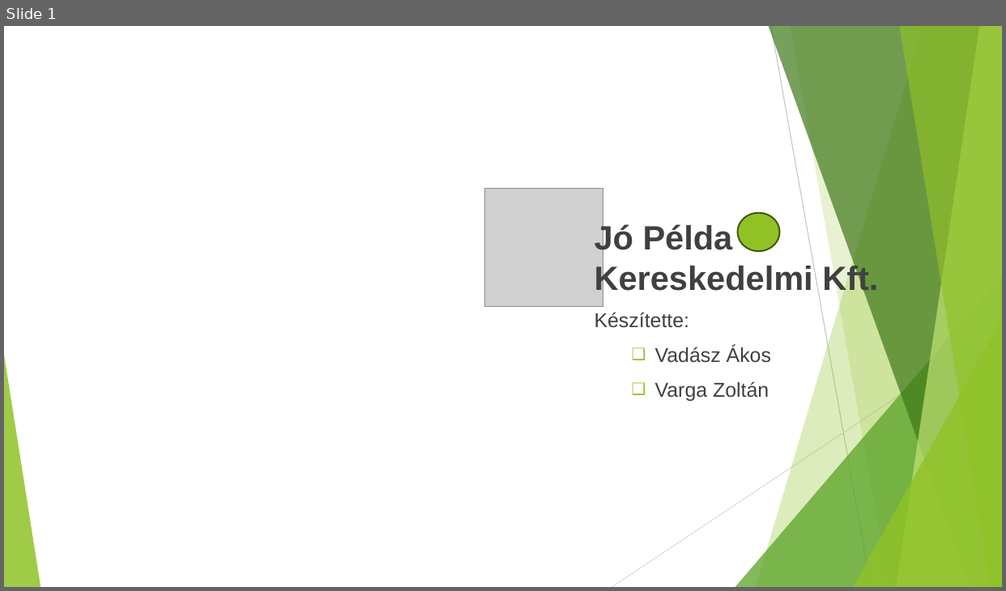
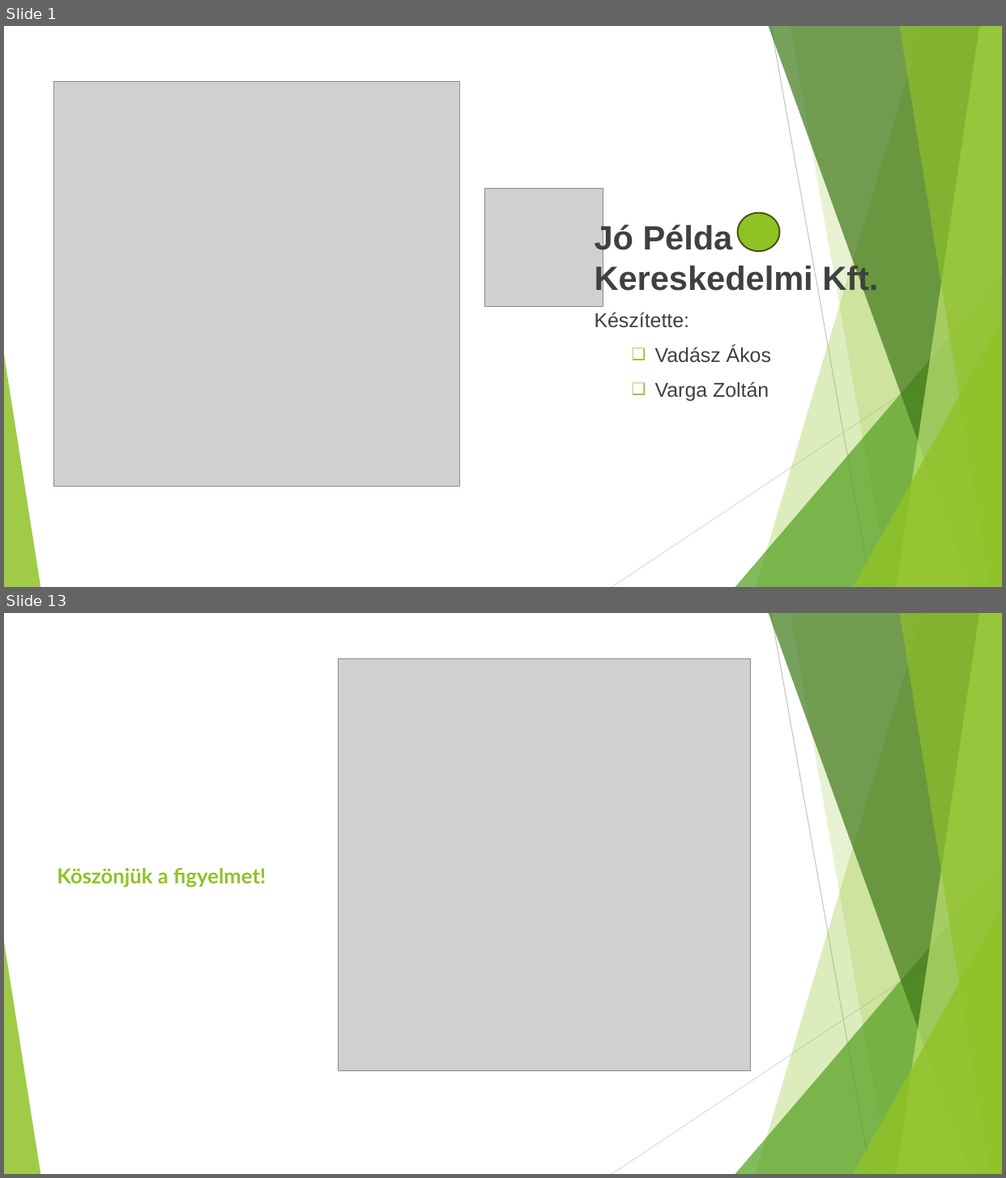
Before and after one commit to hmli83/414, a slide deck: Project_prezentacio.pptx. Shown one above the other, each under a label of ours: slide 1 before the commit, slides 1 and 13 after it; the slides between them are not shown. The pictures are 1006x591 and 1006x1178 pixels, drawn with LibreOffice and Linux fonts; fonts in the diff are those of the drawing; grey boxes stand for pictures. Boxes give left, top, right and bottom in pixels: in the first picture for what was removed or moved away, otherwise in the second. Text is boxed around its words. In the diff, an @@ line names an element or a change of style, - is before the commit and + after.

```diff
--- a/Project_prezentacio.pptx
+++ b/Project_prezentacio.pptx
@@ slide 13 added at (x1=4, y1=613, x2=1002, y2=1174), background #FFFFFF; not listed: 10 template elements that a slide beside it also shows @@
@@ picture added at (x1=338, y1=658, x2=750, y2=1071) @@
@@ title added at (x1=57, y1=868, x2=266, y2=888), 20 pt, text #90C226, bold @@
+Köszönjük a figyelmet!
@@ slide 1 changed as well @@
@@ picture added at (x1=54, y1=81, x2=460, y2=487) @@
```
Also in this commit, not shown: 1 other slide changed, 9 other slides added, 1 slide removed.
